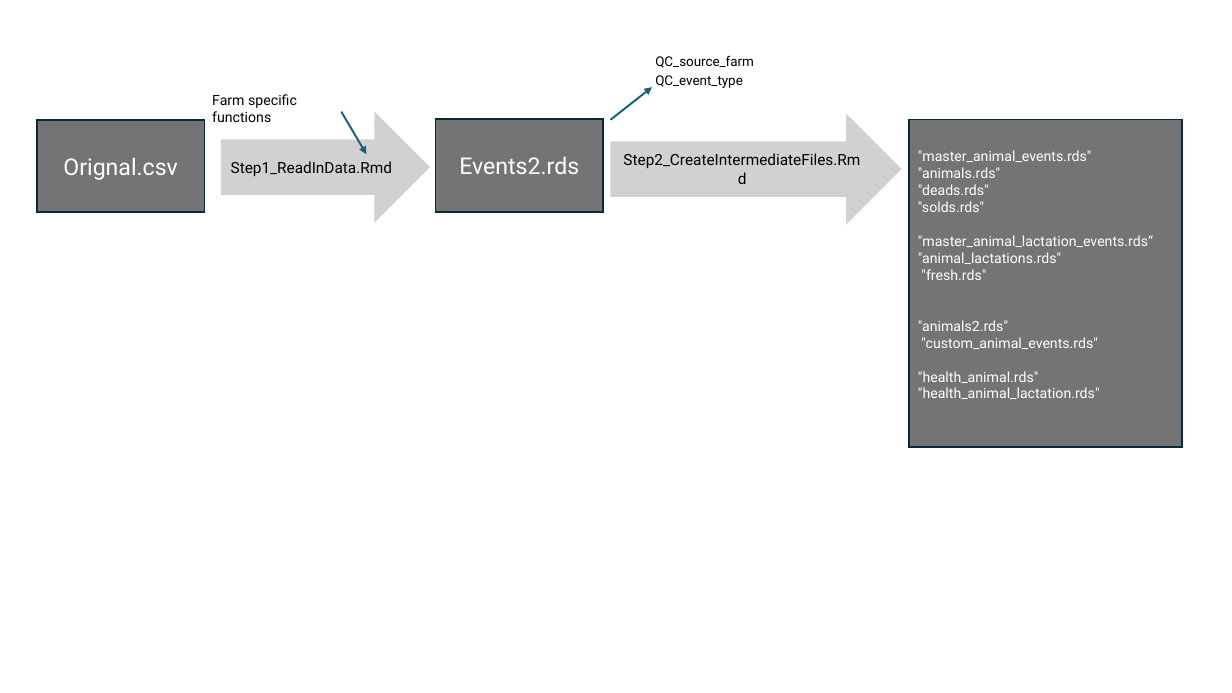
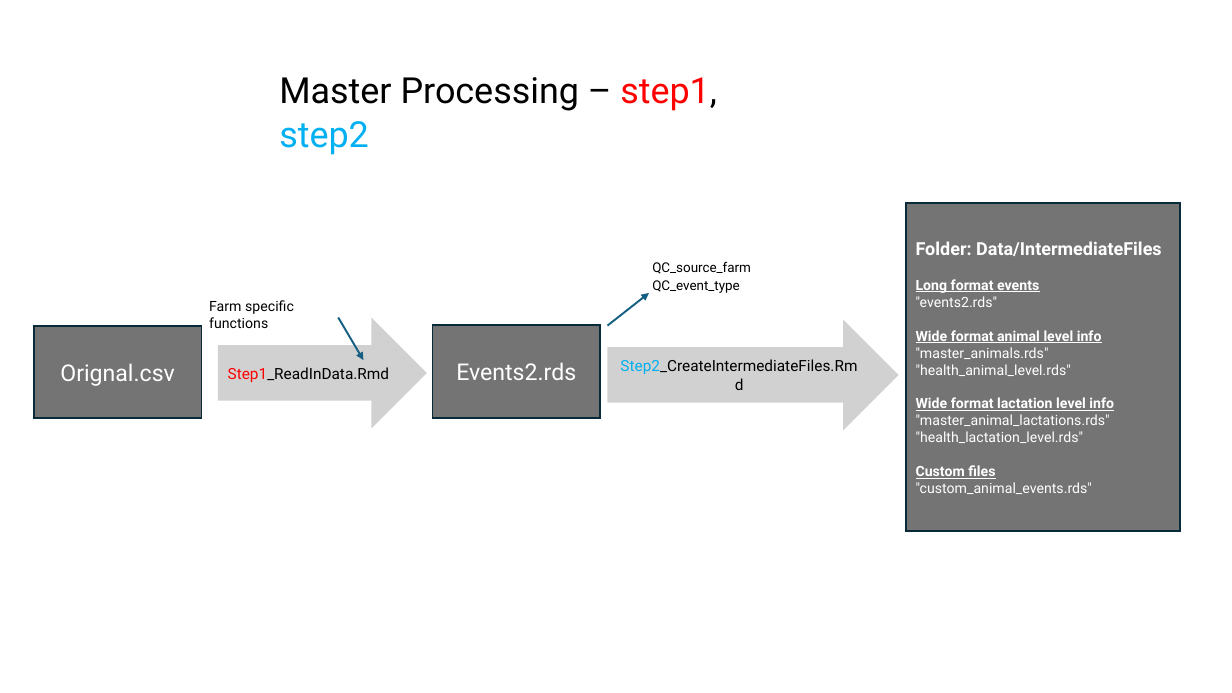
Before and after one commit to LivestockVeterinaryResources/DairyEventBasics, a slide deck: slide 1 of DataFlow.pptx. Drawn at 1232x693 pixels with LibreOffice and Linux fonts; fonts in the diff are those of the drawing. Boxes give left, top, right and bottom in pixels: in the first picture for what was removed or moved away, otherwise in the second. Text is boxed around its words. In the diff, an @@ line names an element or a change of style, - is before the commit and + after.

```diff
--- a/DataFlow.pptx
+++ b/DataFlow.pptx
@@ text added at bbox=[279, 77, 717, 155], 28 pt, text #000000 @@
+Master Processing – step1, step2
@@ rectangle "Folder: Data/IntermediateFiles": place and size @@
-rectangle "Folder: Data/IntermediateFiles" at bbox=[909, 119, 1183, 446]
+rectangle "Folder: Data/IntermediateFiles" at bbox=[907, 203, 1180, 531]
@@ text in rectangle at bbox=[916, 241, 1162, 479]: text changed @@
-"master_animal_events.rds" "animals.rds"
-"deads.rds"
-"solds.rds"
-"master_animal_lactation_events.rds“
-"animal_lactations.rds"
-"fresh.rds"
-"animals2.rds"
+Folder: Data/IntermediateFiles
+Long format events
+"events2.rds"
+Wide format animal level info
+"master_animals.rds"
+"health_animal_level.rds"
+Wide format lactation level info
+"master_animal_lactations.rds"
+"health_lactation_level.rds"
+Custom files
@@ text "Farm specific functions": place and size @@
-text "Farm specific functions" at bbox=[212, 94, 297, 122]
+text "Farm specific functions" at bbox=[209, 300, 294, 328]
@@ right arrow "Step1_ReadInData.Rmd" at bbox=[218, 318, 427, 429]: text colour #000000 to #FF0000 in "Step1_ReadInData.Rmd" @@
@@ 2 right arrows, 2 texts, 2 arrows, 1 rectangle: place and size @@
-2 right arrows, 2 texts, 2 arrows, 1 rectangle at bbox=[37, 55, 902, 225]
+2 right arrows, 2 texts, 2 arrows, 1 rectangle at bbox=[34, 261, 898, 431]
@@ rectangle "Events2.rds": place and size @@
-rectangle "Events2.rds" at bbox=[435, 119, 603, 212]
+rectangle "Events2.rds" at bbox=[433, 325, 600, 418]
@@ right arrow "Step2_CreateIntermediateFiles.Rmd" at bbox=[607, 320, 898, 431]: text colour #000000 to #00B0F0 in "Step2_CreateIntermediateFiles.Rmd" @@
@@ text in rectangle at bbox=[918, 371, 1100, 399]: paragraph removed @@
-"health_animal.rds" "health_animal_lactation.rds"
```
Also in this commit, not shown: 1 slide added, 5 other files.
